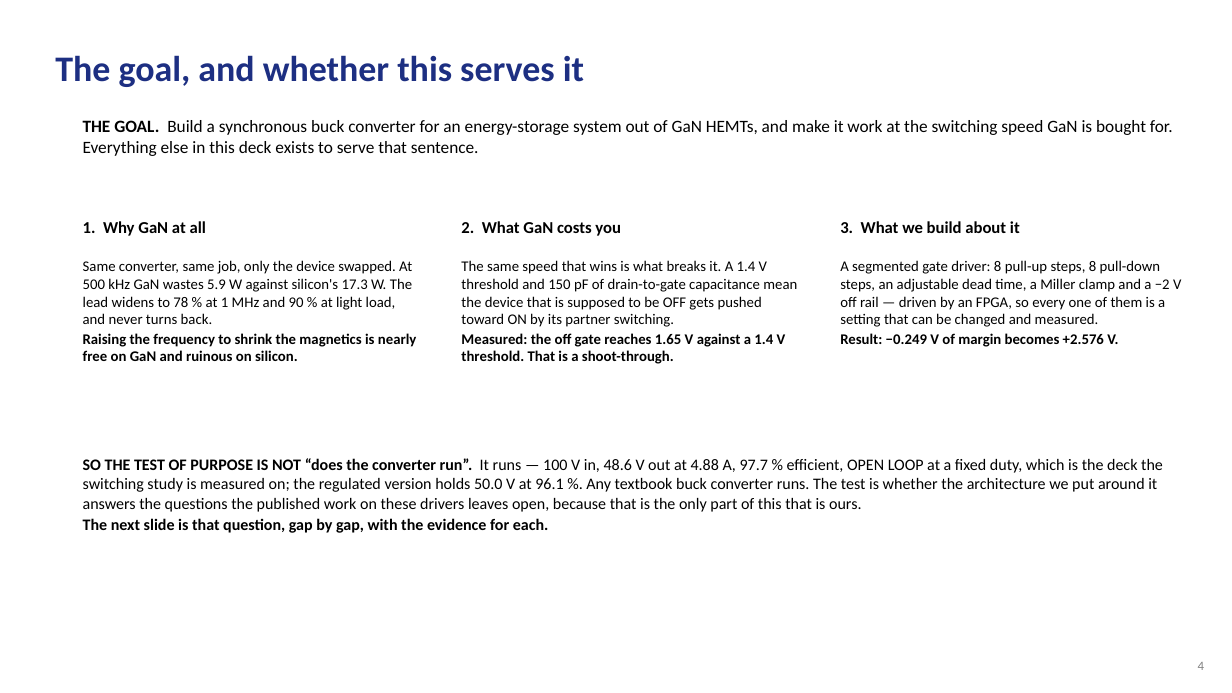
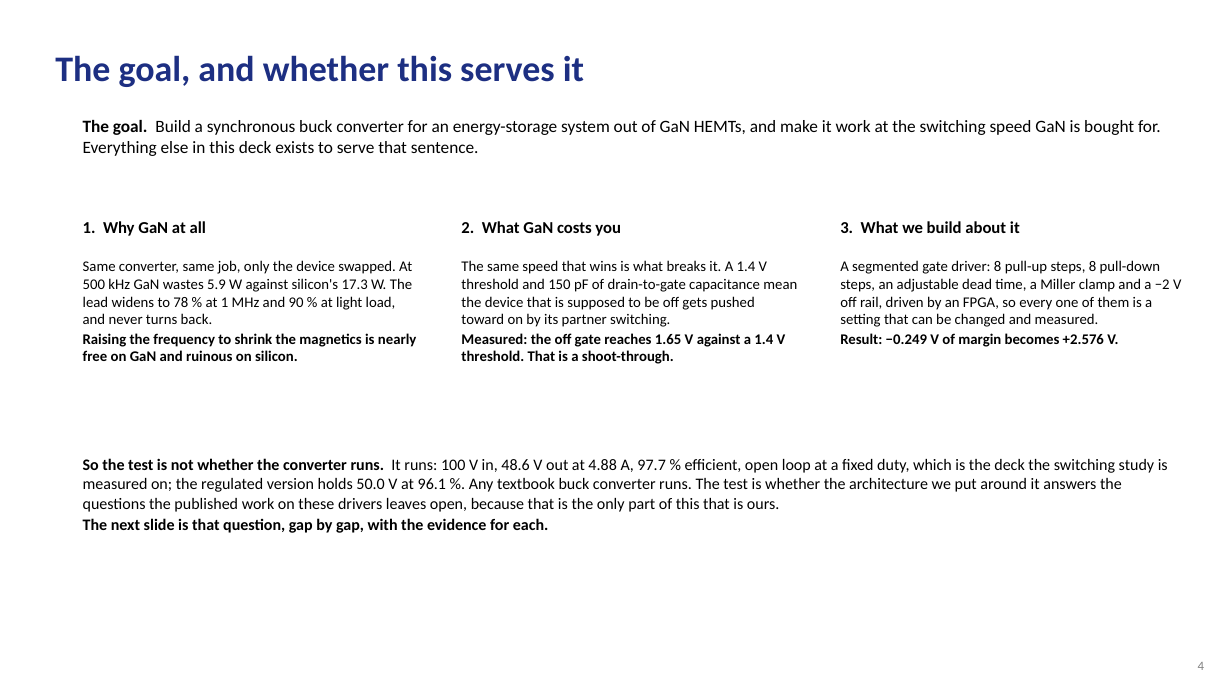
Before and after one commit to Amritha902/gan-driver, a slide deck: slide 4 of review/GaN_Review1_BACKUP.pptx. Drawn at 1232x693 pixels with LibreOffice and Linux fonts; fonts in the diff are those of the drawing. Boxes give left, top, right and bottom in pixels: in the first picture for what was removed or moved away, otherwise in the second. Text is boxed around its words. In the diff, an @@ line names an element or a change of style, - is before the commit and + after.

```diff
--- a/review/GaN_Review1_BACKUP.pptx
+++ b/review/GaN_Review1_BACKUP.pptx
@@ text at bbox=[83, 120, 1161, 156]: text changed @@
-THE GOAL. Build a synchronous buck converter for an energy-storage system out of GaN HEMTs, and make it work at the switching speed GaN is bought for. Everything else in this deck exists to serve that sentence.
+The goal. Build a synchronous buck converter for an energy-storage system out of GaN HEMTs, and make it work at the switching speed GaN is bought for. Everything else in this deck exists to serve that sentence.
@@ text at bbox=[461, 260, 797, 327]: text changed @@
-The same speed that wins is what breaks it. A 1.4 V threshold and 150 pF of drain-to-gate capacitance mean the device that is supposed to be OFF gets pushed toward ON by its partner switching.
+The same speed that wins is what breaks it. A 1.4 V threshold and 150 pF of drain-to-gate capacitance mean the device that is supposed to be off gets pushed toward on by its partner switching.
@@ text at bbox=[840, 260, 1181, 327]: text changed @@
-A segmented gate driver: 8 pull-up steps, 8 pull-down steps, an adjustable dead time, a Miller clamp and a −2 V off rail — driven by an FPGA, so every one of them is a setting that can be changed and measured.
+A segmented gate driver: 8 pull-up steps, 8 pull-down steps, an adjustable dead time, a Miller clamp and a −2 V off rail, driven by an FPGA, so every one of them is a setting that can be changed and measured.
@@ text at bbox=[83, 458, 1168, 512]: text changed @@
-SO THE TEST OF PURPOSE IS NOT “does the converter run”. It runs — 100 V in, 48.6 V out at 4.88 A, 97.7 % efficient, OPEN LOOP at a fixed duty, which is the deck the switching study is measured on; the regulated version holds 50.0 V at 96.1 %. Any textbook buck converter runs. The test is whether the architecture we put around it answers the questions the published work on these drivers leaves open, because that is the only part of this that is ours.
+So the test is not whether the converter runs. It runs: 100 V in, 48.6 V out at 4.88 A, 97.7 % efficient, open loop at a fixed duty, which is the deck the switching study is measured on; the regulated version holds 50.0 V at 96.1 %. Any textbook buck converter runs. The test is whether the architecture we put around it answers the questions the published work on these drivers leaves open, because that is the only part of this that is ours.
```
Also in this commit, not shown: 43 other slides changed, 10 other files.
